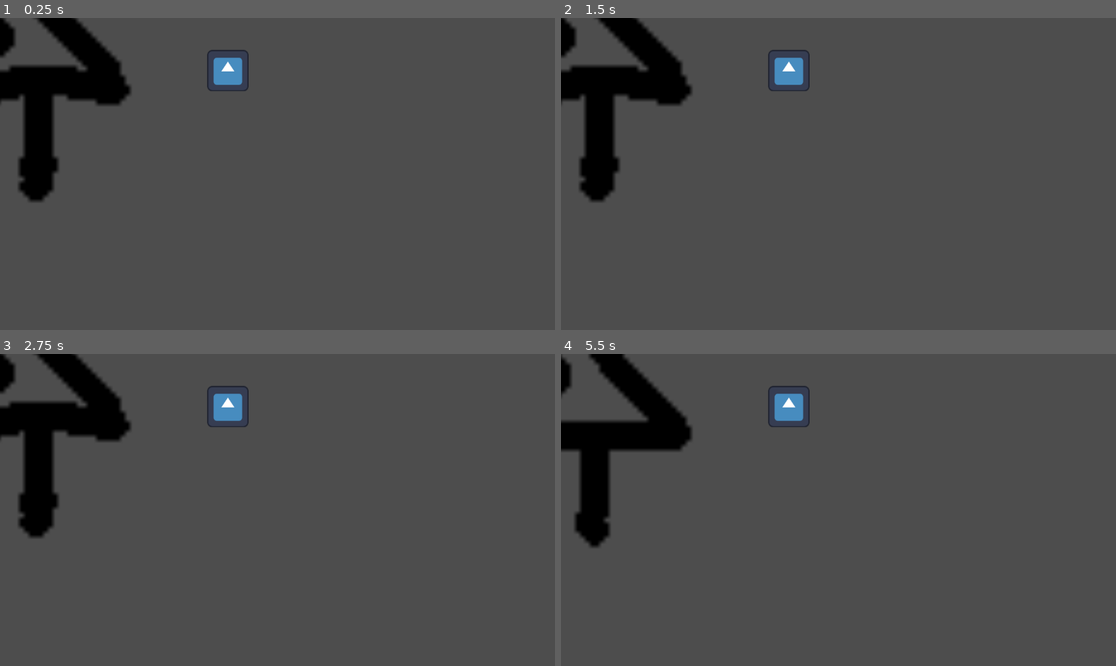
Above: before the commit, frames 1-4 (two rows, left to right).
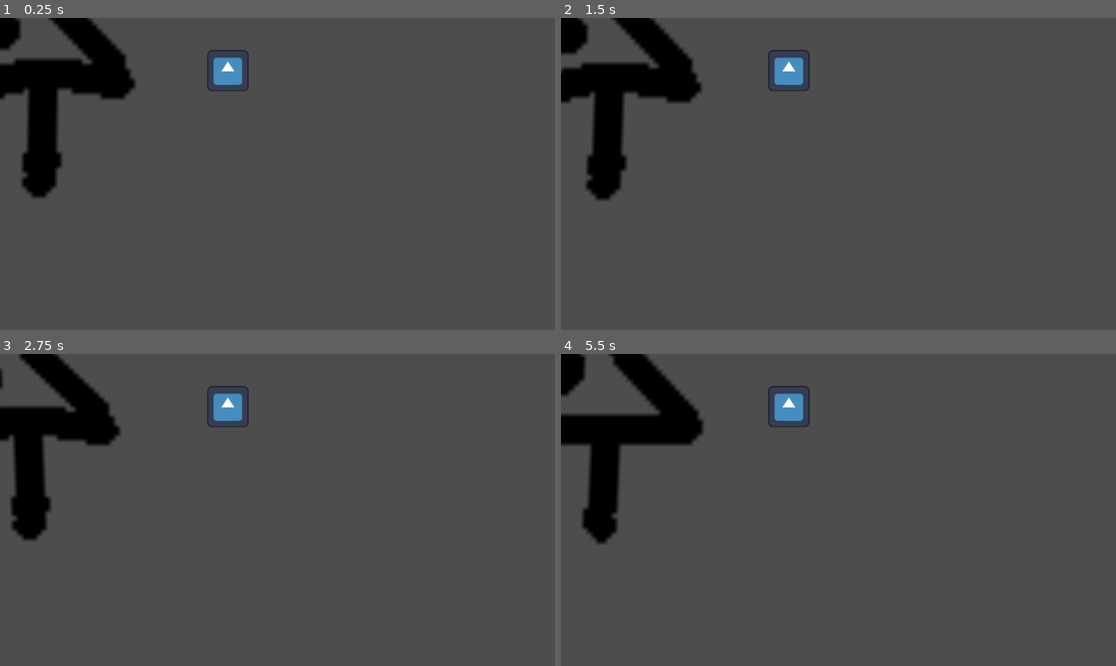
Above: after the commit, the same moments.

Repository: CamaraoLendario/Chaotic-Plants
Game: Godot game, scene res://Plants/Plinko/Plinko.tscn
Same seed, same stepped clock (60 frames per second), same inputs: the game is played once before the commit and once after it. This scene is started directly instead of the project's main scene. The engine's default icon, where the game draws it, is replaced by a stand-in: a white triangle on a blue panel in a dark square.
Inputs (mouse positions are in pixels of both pictures, inside the frame that each line leads up to):
- Up to frame 1 (0.25 s): no input
- Up to frame 2 (1.5 s): move the mouse to (960, 158) at 0.52 s; hold D (Right) 0.53-1.28 s; hold E (Interact) 0.53-1.28 s; move the mouse to (727, 189) at 1.27 s; hold S (Down) from 1.28 s (still down); tap F (Throw) at 1.35 s
- Up to frame 3 (2.75 s): move the mouse to (333, 441) at 2.02 s; release S (Down) at 2.03 s; hold D (Right) from 2.03 s (still down); hold E (Interact) from 2.03 s (still down)
- Up to frame 4 (5.5 s): move the mouse to (810, 572) at 2.77 s; release D (Right) at 2.78 s; release E (Interact) at 2.78 s; hold W (Up) 2.78-3.53 s; tap F (Throw) at 2.85, 4.35 s; move the mouse to (1005, 556) at 3.52 s; hold E (Interact) 3.53-4.28 s; hold A (Left) 3.53-5.03 s; move the mouse to (672, 463) at 4.27 s; move the mouse to (866, 510) at 5.02 s; hold S (Down) from 5.03 s (still down); hold E (Interact) from 5.03 s (still down)

The runs differ from the first frame. In frame 1, 2.6% of the frame differs, in the area x 0-25%, y 0-60%; in frame 2, 3.1%; in frame 3, 3.5%; in frame 4, 4.1%, in the area x 0-26%, y 0-63%.

Commit message:
wobble shader

Diff:
--- /dev/null
+++ b/Plants/base_plant.gdshader
@@ -0,0 +1,7 @@
+shader_type canvas_item;
+
+void vertex() {
+	float time = TIME*1.5;
+	VERTEX.x += sin(time) * (1. - UV.y) * 20.;
+	VERTEX.y -= sin(time*4.) * (1. - UV.y) * 10.;
+}
--- a/Plants/base_plant.tscn
+++ b/Plants/base_plant.tscn
@@ -1,8 +1,12 @@
 [gd_scene format=3 uid="uid://be4ptkje88wa3"]
 
+[ext_resource type="Shader" uid="uid://bvni52b27fb52" path="res://Plants/base_plant.gdshader" id="1_51v42"]
 [ext_resource type="Script" uid="uid://ghwal8eoqf4r" path="res://Plants/base_plant.gd" id="1_ha1yr"]
 [ext_resource type="Script" uid="uid://cvc5atuup46p2" path="res://interact/interactable.gd" id="2_87s3t"]
 [ext_resource type="Script" uid="uid://d5sfdadk20ij" path="res://interact/pickable.gd" id="3_evnqr"]
+
+[sub_resource type="ShaderMaterial" id="ShaderMaterial_gwtbr"]
+shader = ExtResource("1_51v42")
 
 [sub_resource type="SpriteFrames" id="SpriteFrames_87s3t"]
 resource_local_to_scene = true
@@ -24,11 +28,13 @@
 }]
 
 [node name="BasePlant" type="Node2D" unique_id=629364572 node_paths=PackedStringArray("interactable", "sprite")]
+material = SubResource("ShaderMaterial_gwtbr")
 script = ExtResource("1_ha1yr")
 interactable = NodePath("Interactable")
 sprite = NodePath("Sprite")
 
 [node name="Sprite" type="AnimatedSprite2D" parent="." unique_id=1713877530]
+use_parent_material = true
 sprite_frames = SubResource("SpriteFrames_87s3t")
 animation = &"stage2"
 
Not shown, added: Plants/base_plant.gdshader.uid
